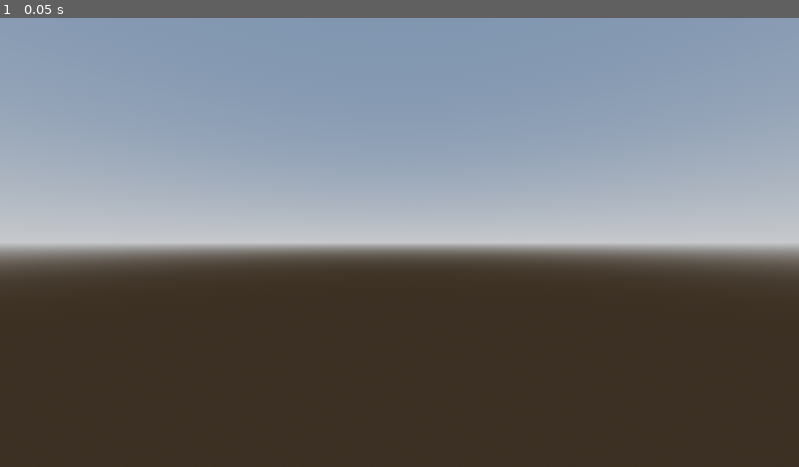
Above: before the commit, frame 1.
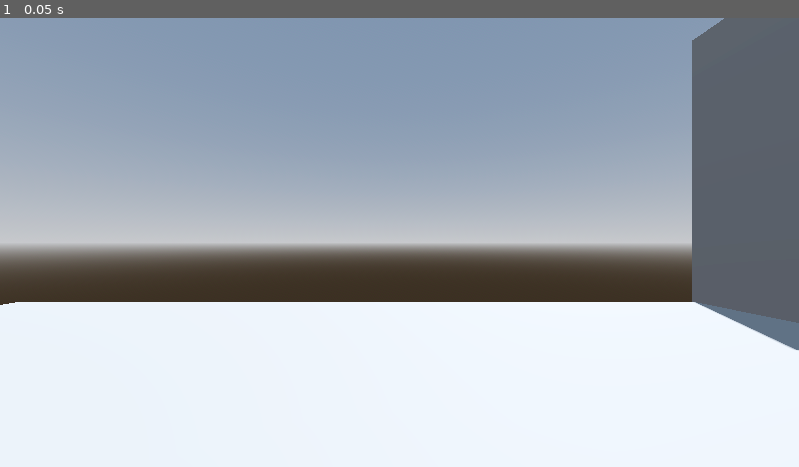
Above: after the commit, the same moment.

Repository: AdilDevStuff/PlayAtCamPos
Game: Godot game, scene res://Demo/demo_scene.tscn
Same seed, same stepped clock (60 frames per second), same inputs: the game is played once before the commit and once after it.
Inputs:
- Up to frame 1 (0.05 s): no input

The runs differ from the first frame. In frame 1, 45% of the frame differs, in the area x 0-100%, y 0-100%.

Commit message:
Added warning dialogue and folder restructure

Diff:
--- a/Demo/demo_scene.tscn
+++ b/Demo/demo_scene.tscn
@@ -54,7 +54,7 @@
 size = Vector3(11, 8, 1)
 
 [node name="Player" type="CharacterBody3D" parent="."]
-transform = Transform3D(1, 0, 0, 0, 1, 0, 0, 0, 1, -7.26684, 5.62664, -1.1911)
+transform = Transform3D(1, 0, 0, 0, 1, 0, 0, 0, 1, -4.35342, 1.5, 1.00111)
 metadata/_edit_group_ = true
 
 [node name="MeshInstance3D" type="MeshInstance3D" parent="Player"]
--- a/project.godot
+++ b/project.godot
@@ -24,10 +24,6 @@
 
 project/assembly_name="TVPTesting"
 
-[editor_plugins]
-
-enabled=PackedStringArray("res://addons/PlayAtCamPos/plugin.cfg")
-
 [input]
 
 PlayAtCurrentPosition={
Binary file added: addons/PlayAtCamPos/icons/PlayAtCurrentPos.png
Not shown, added: addons/PlayAtCamPos/icons/PlayAtCurrentPos.png.import
Binary file added: addons/PlayAtCamPos/icons/SettingsIcon.png
Not shown, added: addons/PlayAtCamPos/icons/SettingsIcon.png.import
Not shown, changed: addons/PlayAtCamPos/plugin.cfg
Not shown, changed: addons/PlayAtCamPos/scenes/Button.tscn
Not shown, added: addons/PlayAtCamPos/scenes/warning_dialogue.tscn
Renamed: addons/PlayAtCamPos/play_at_cam_pos.gd -> addons/PlayAtCamPos/scripts/play_at_cam_pos.gd
Not shown, changed: addons/PlayAtCamPos/scripts/plugin.gd
Not shown, added: addons/PlayAtCamPos/scripts/warning_dialogue.gd
